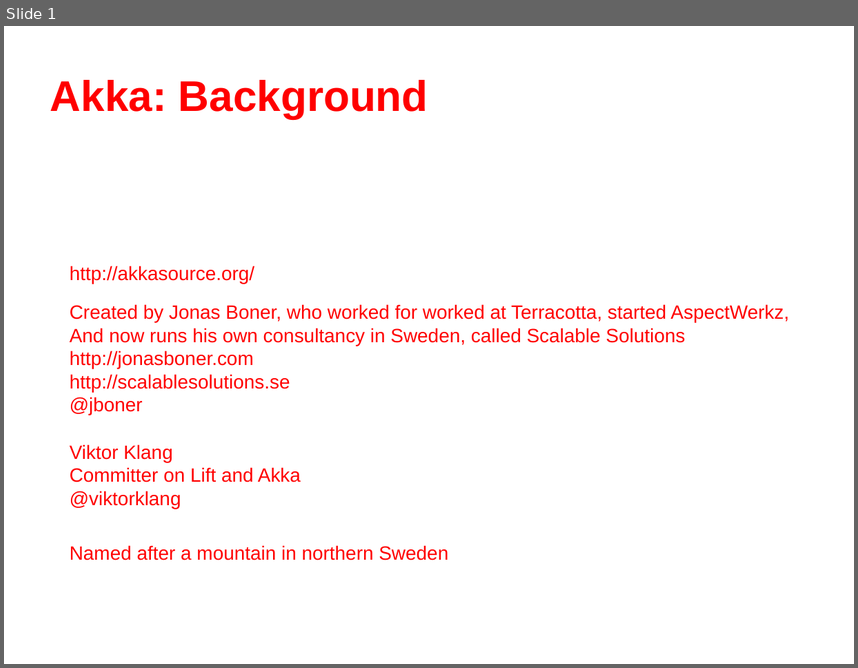
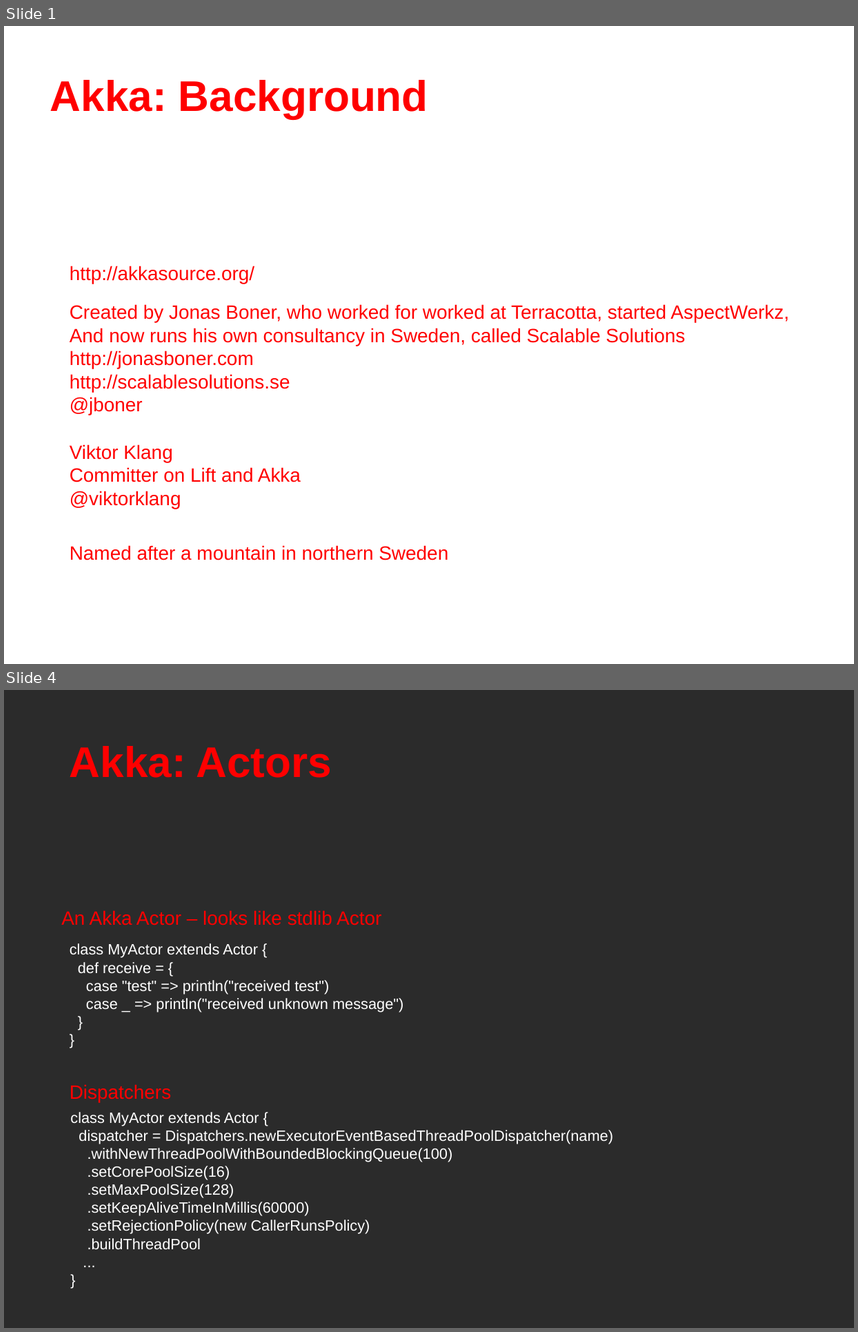
Before and after one commit to dwhitney/akka_meetup, a slide deck: akka.odp. Shown one above the other, each under a label of ours: slide 1 before the commit, slides 1 and 4 after it; the slides between them are not shown. The pictures are 858x668 and 858x1332 pixels, drawn with LibreOffice and Linux fonts; fonts in the diff are those of the drawing; background and template pictures are left out; a plain dark background stands for a picture behind light text. Boxes give left, top, right and bottom in pixels: in the first picture for what was removed or moved away, otherwise in the second. Text is boxed around its words. In the diff, an @@ line names an element or a change of style, - is before the commit and + after.

```diff
--- a/akka.odp
+++ b/akka.odp
@@ slide 4 added at [4,690,854,1328], background picture (left out) @@
@@ text added at [70,746,332,778], 40 pt, text #FF0000, bold @@
+Akka: Actors
@@ text added at [61,910,381,925], 18 pt, text #FF0000 @@
+An Akka Actor – looks like stdlib Actor
@@ text added at [70,943,404,1012], 14 pt, text #FFFFFF @@
+class MyActor extends Actor {
+def receive = {
+case "test" => println("received test")
+case _ => println("received unknown message")
+}
+}
@@ text added at [70,1084,171,1102], 18 pt, text #FF0000 @@
+Dispatchers
@@ text added at [70,1112,613,1250], 14 pt, text #FFFFFF @@
+class MyActor extends Actor {
+dispatcher = Dispatchers.newExecutorEventBasedThreadPoolDispatcher(name)
+.withNewThreadPoolWithBoundedBlockingQueue(100)
+.setCorePoolSize(16)
+.setMaxPoolSize(128)
+.setKeepAliveTimeInMillis(60000)
+.setRejectionPolicy(new CallerRunsPolicy)
+.buildThreadPool
+...
+}
```
Also in this commit, not shown: 1 slide changed, 10 other slides added, 1 other file.
